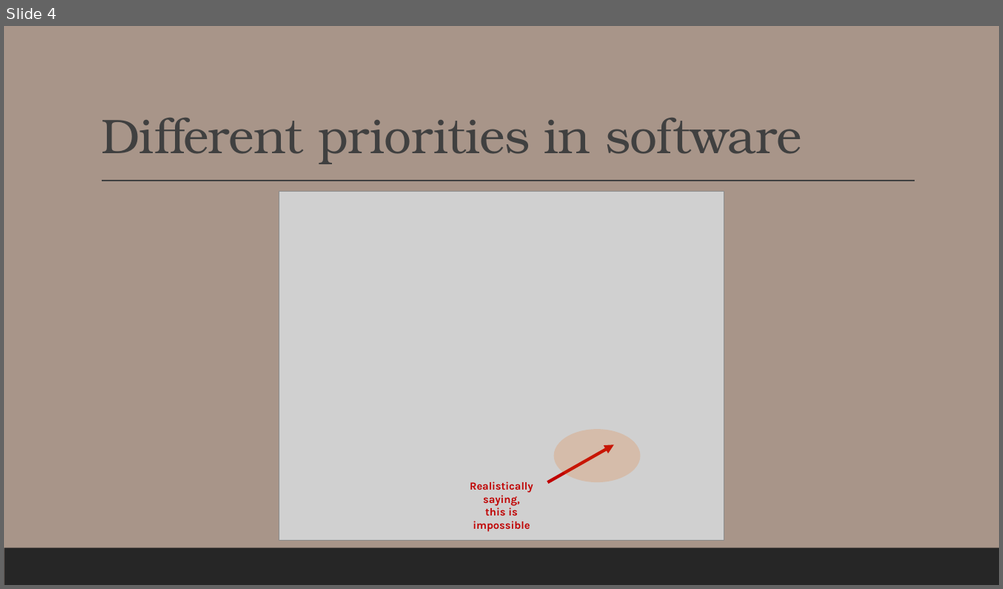
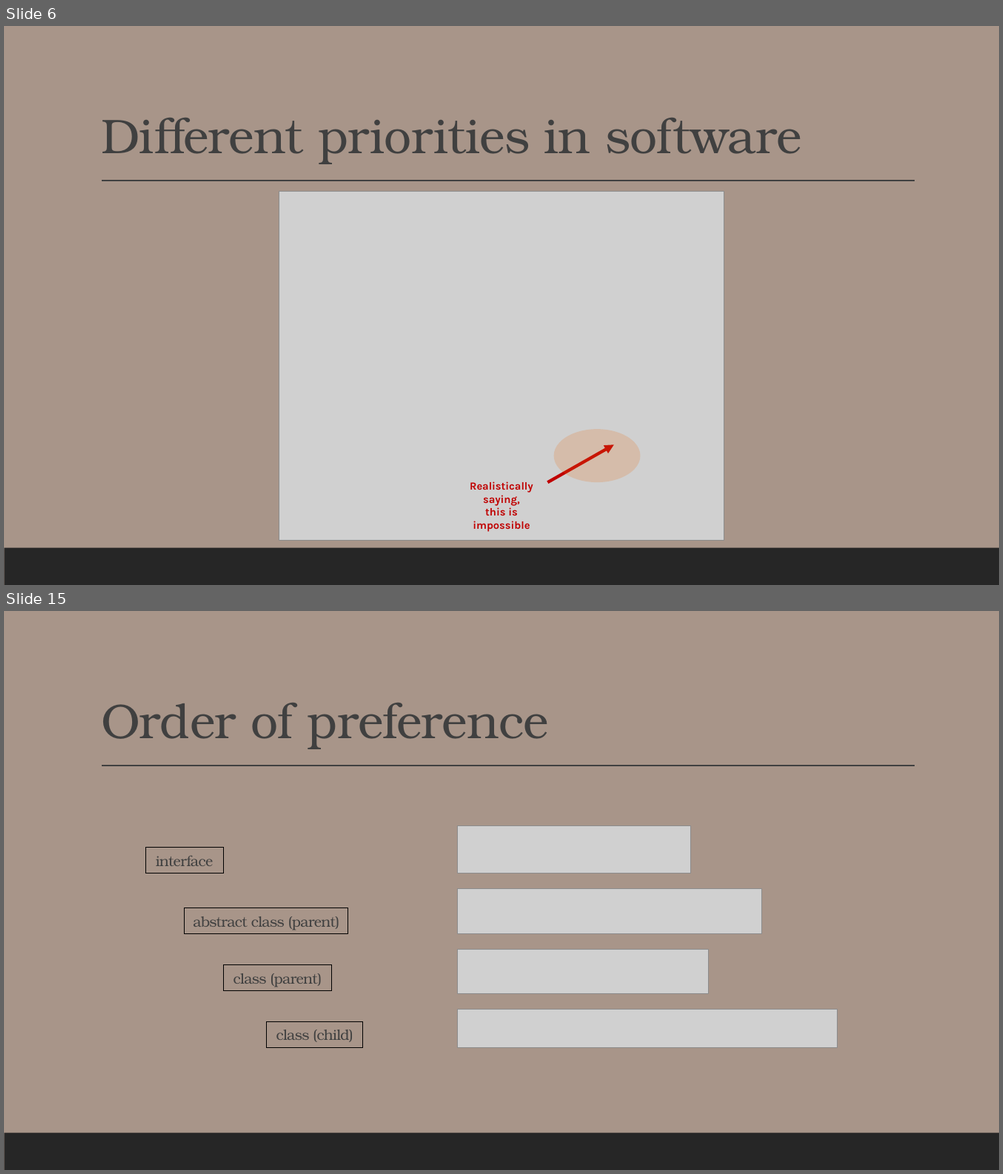
Before and after one commit to Thomas-M-Krystyan/ProgrammingWorkshops_DesignPatterns, a slide deck: - Q&A with C#/Q&A with C# (part 2 - Collections and SOLI[D] Principle).pptx. Shown one above the other, each under a label of ours: slide 4 before the commit, slides 6 and 15 after it; the slides between them are not shown. The pictures are 1003x589 and 1003x1174 pixels, drawn with LibreOffice and Linux fonts; fonts in the diff are those of the drawing; grey boxes stand for pictures. Boxes give left, top, right and bottom in pixels: in the first picture for what was removed or moved away, otherwise in the second. Text is boxed around its words. In the diff, an @@ line names an element or a change of style, - is before the commit and + after.

```diff
--- a/- Q&A with C#/Q&A with C# (part 2 - Collections and SOLI[D] Principle).pptx
+++ b/- Q&A with C#/Q&A with C# (part 2 - Collections and SOLI[D] Principle).pptx
@@ slide 15 added at (4,611,999,1170), background #A89589; not listed: 2 template elements that a slide beside it also shows @@
@@ title added at (101,703,549,749), 47 pt, text #404040 @@
+Order of preference
@@ picture added at (457,826,691,874) @@
@@ rectangle added at (146,848,223,874), outline #000000 0.75 pt, 14 pt, text #404040 @@
+interface
@@ picture added at (457,889,761,934) @@
@@ rectangle added at (185,908,349,934), outline #000000 0.75 pt, 14 pt, text #404040 @@
+abstract class (parent)
@@ rectangle added at (223,965,332,991), outline #000000 0.75 pt, 14 pt, text #404040 @@
+class (parent)
@@ picture added at (457,950,708,994) @@
@@ picture added at (457,1009,836,1048) @@
@@ rectangle added at (267,1022,364,1048), outline #000000 0.75 pt, 14 pt, text #404040 @@
+class (child)
@@ what was slide 4 is now slide 6 @@
```
Also in this commit, not shown: 1 slide changed, 13 other slides added.
